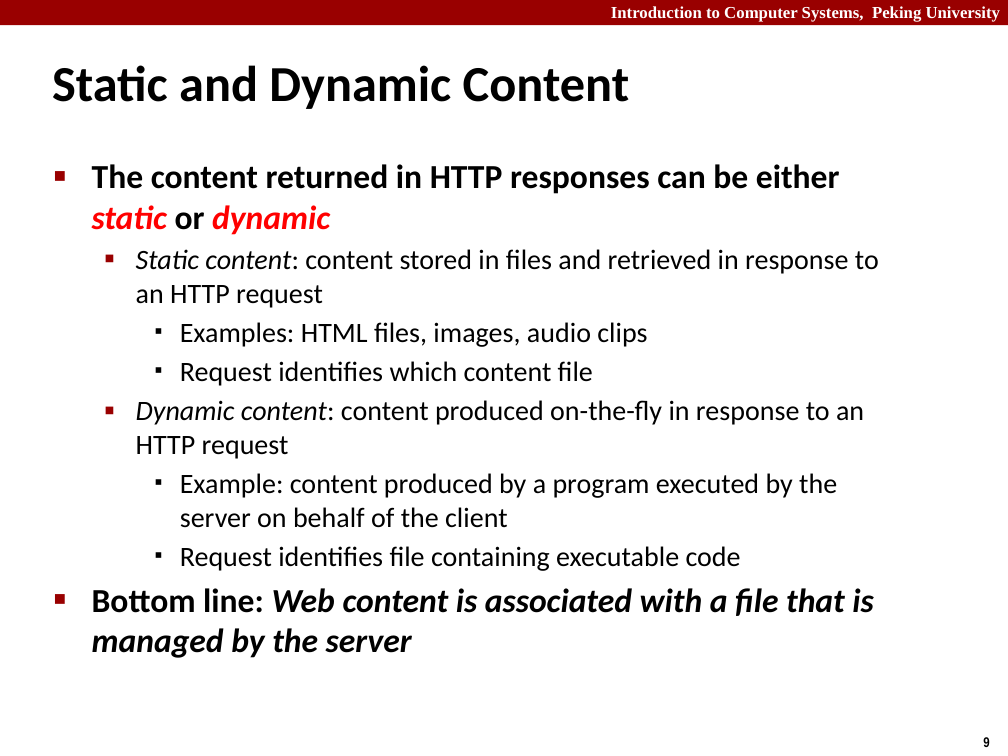
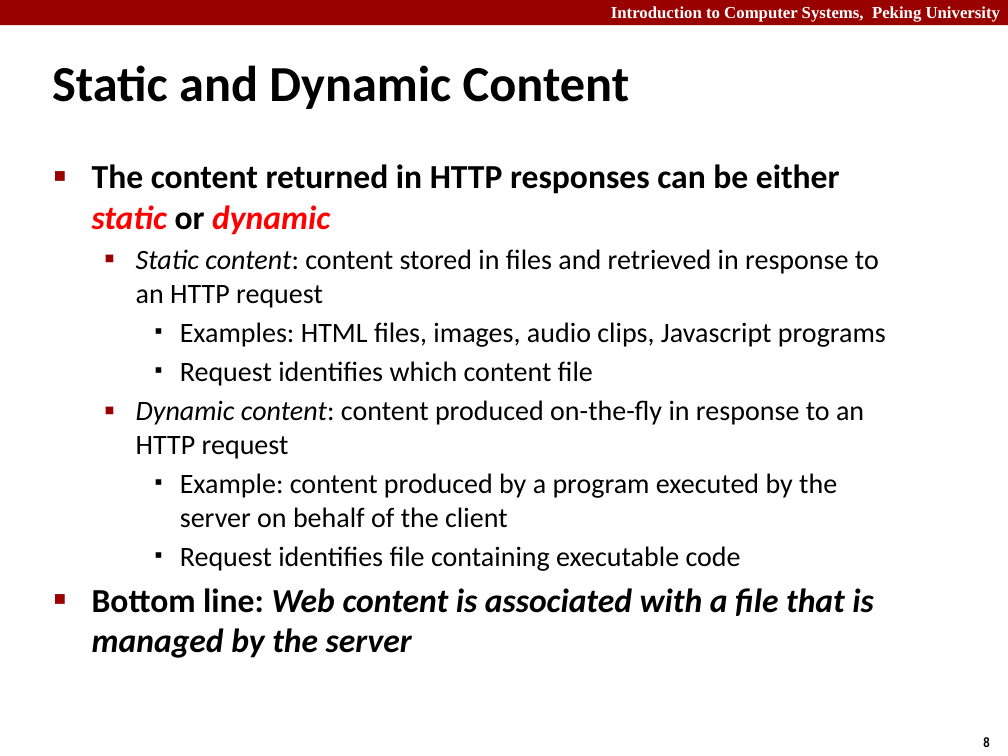
Before and after one commit to caodg/ics, a slide deck: slide 8 of slides/B10-NET3-webservices.pptx (slide 9 before the commit). Drawn at 1008x756 pixels with LibreOffice and Linux fonts; fonts in the diff are those of the drawing. Boxes give left, top, right and bottom in pixels: in the first picture for what was removed or moved away, otherwise in the second. Text is boxed around its words. In the diff, an @@ line names an element or a change of style, - is before the commit and + after.

```diff
--- a/slides/B10-NET3-webservices.pptx
+++ b/slides/B10-NET3-webservices.pptx
@@ text at <box>180,322,886,347</box>: text changed @@
-    ▪ Examples: HTML files, images, audio clips
+    ▪ Examples: HTML files, images, audio clips, Javascript programs
```
Also in this commit, not shown: 2 other slides changed, 2 slides removed, 3 other files.
